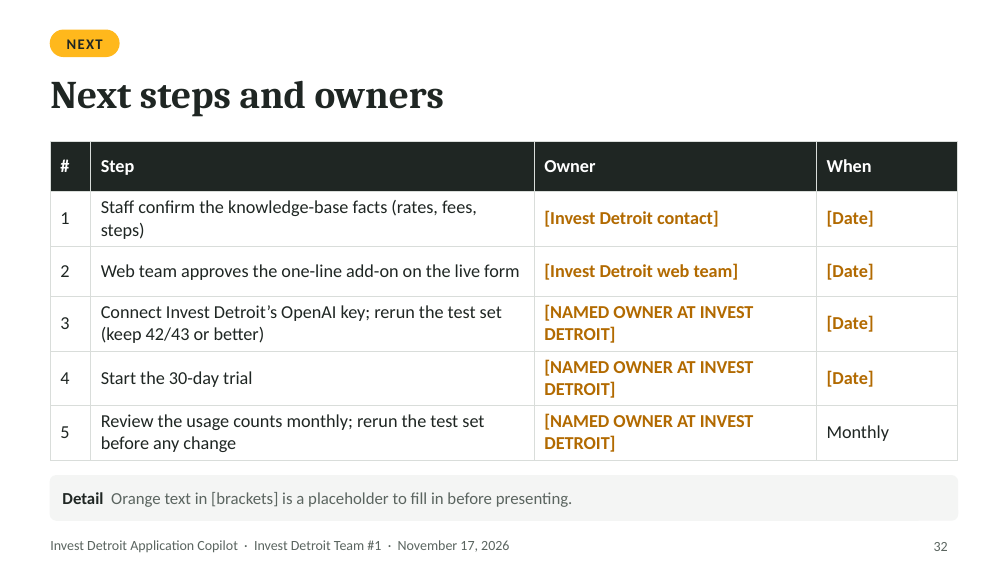
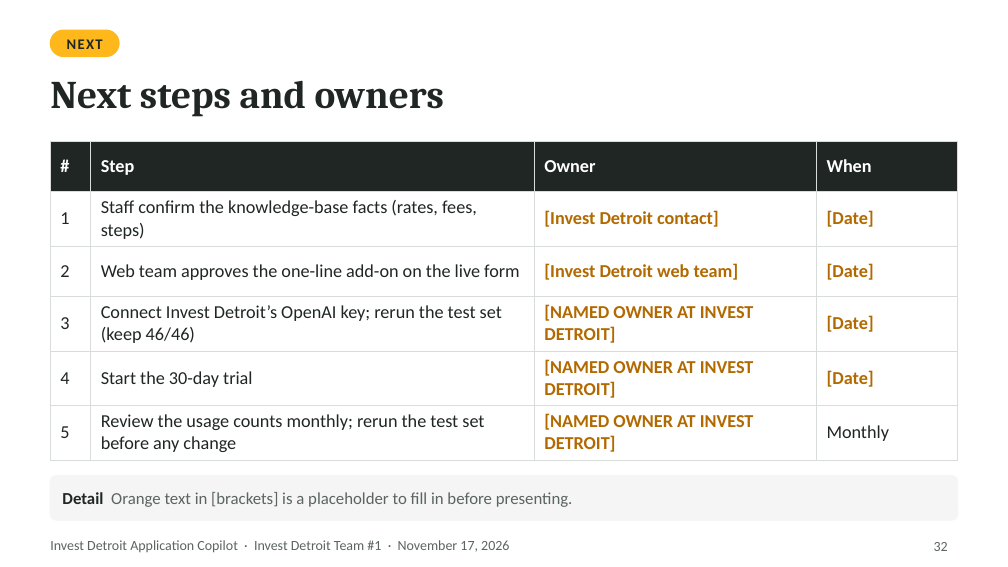
Before and after one commit to ojhnny/invest-detroit-application-copilot, a slide deck: slide 32 of docs/presentation/Invest-Detroit-Copilot-Client-Deck.pptx. Drawn at 1008x567 pixels with LibreOffice and Linux fonts; fonts in the diff are those of the drawing. Boxes give left, top, right and bottom in pixels: in the first picture for what was removed or moved away, otherwise in the second. Text is boxed around its words. In the diff, an @@ line names an element or a change of style, - is before the commit and + after.

```diff
--- a/docs/presentation/Invest-Detroit-Copilot-Client-Deck.pptx
+++ b/docs/presentation/Invest-Detroit-Copilot-Client-Deck.pptx
@@ table at <box>50,141,958,456</box> @@
-row 4, column 2: Connect Invest Detroit’s OpenAI key; rerun the test set (keep 42/43 or better)
+row 4, column 2: Connect Invest Detroit’s OpenAI key; rerun the test set (keep 46/46)
```
Also in this commit, not shown: 4 other slides changed, 18 other files.
